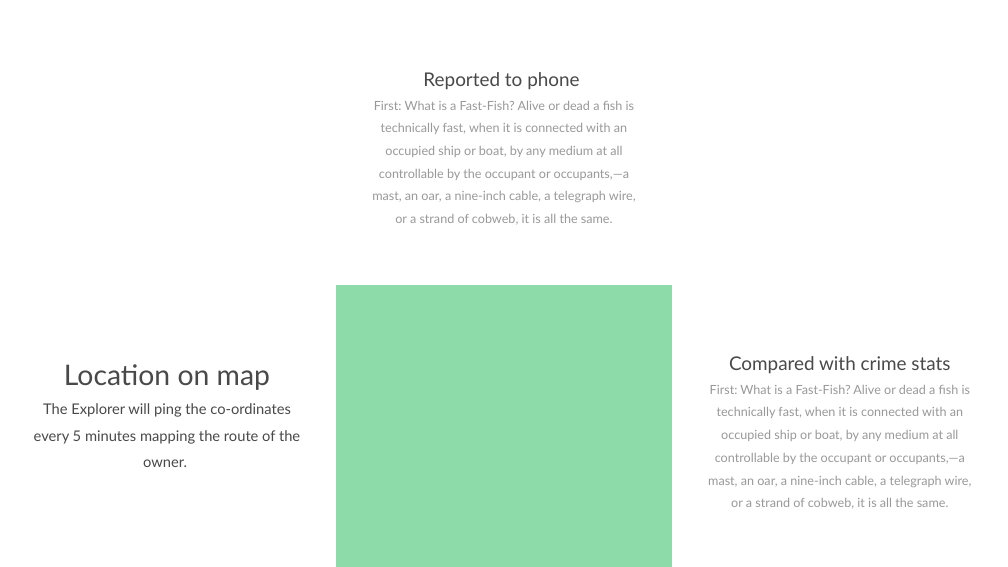
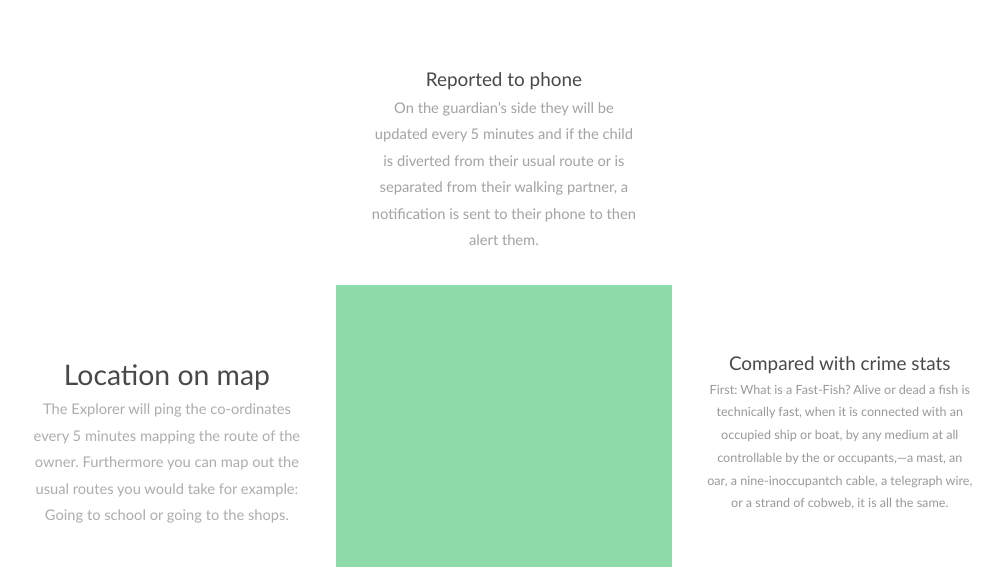
Before and after one commit to DrRoad/Project-TrackPack, a slide deck: slide 3 of Showcase Presentation.pptx. Drawn at 1008x567 pixels with LibreOffice and Linux fonts; fonts in the diff are those of the drawing. Boxes give left, top, right and bottom in pixels: in the first picture for what was removed or moved away, otherwise in the second. Text is boxed around its words. In the diff, an @@ line names an element or a change of style, - is before the commit and + after.

```diff
--- a/Showcase Presentation.pptx
+++ b/Showcase Presentation.pptx
@@ text at [372, 102, 636, 245]: text changed; size 24 to 28 pt; text colour #999999 to #A3A3A3 @@
-First: What is a Fast-Fish? Alive or dead a fish is technically fast, when it is connected with an occupied ship or boat, by any medium at all controllable by the occupant or occupants,—a mast, an oar, a nine-inch cable, a telegraph wire, or a strand of cobweb, it is all the same.
+On the guardian’s side they will be updated every 5 minutes and if the child is diverted from their usual route or is separated from their walking partner, a notification is sent to their phone to then alert them.
@@ text at [707, 385, 973, 508]: text changed @@
-First: What is a Fast-Fish? Alive or dead a fish is technically fast, when it is connected with an occupied ship or boat, by any medium at all controllable by the occupant or occupants,—a mast, an oar, a nine-inch cable, a telegraph wire, or a strand of cobweb, it is all the same.
+First: What is a Fast-Fish? Alive or dead a fish is technically fast, when it is connected with an occupied ship or boat, by any medium at all controllable by the or occupants,—a mast, an oar, a nine-inoccupantch cable, a telegraph wire, or a strand of cobweb, it is all the same.
@@ text at [34, 403, 300, 523]: text changed; text colour #494949 to #ADADAD @@
-The Explorer will ping the co-ordinates every 5 minutes mapping the route of the owner.
+The Explorer will ping the co-ordinates every 5 minutes mapping the route of the owner. Furthermore you can map out the usual routes you would take for example: Going to school or going to the shops.
```
Also in this commit, not shown: 1 other slide changed, 3 slides removed.
